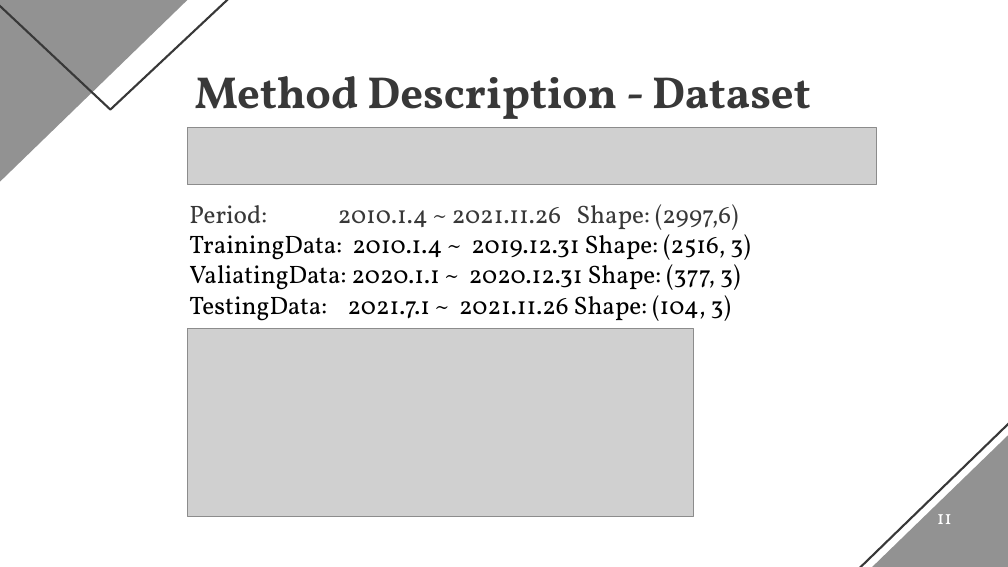
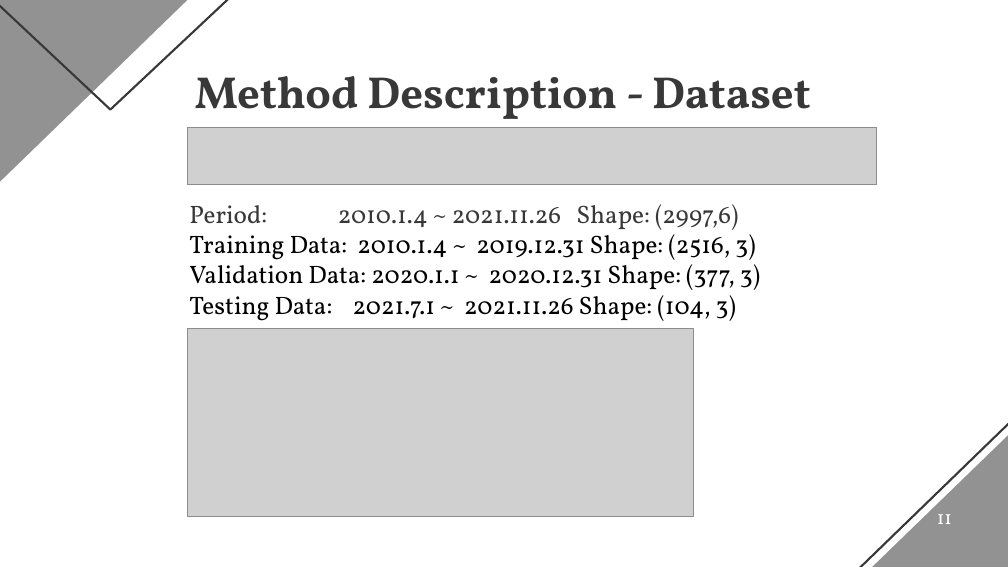
Before and after one commit to theabc50111/DL2021_final_dmlab_HCT_nccu, a slide deck: slide 11 of docs/Final_Presentation_MultivariateTimeSeriesPredictionforStockMarketData.pptx. Drawn at 1008x567 pixels with LibreOffice and Linux fonts; fonts in the diff are those of the drawing; grey boxes stand for pictures. Boxes give left, top, right and bottom in pixels: in the first picture for what was removed or moved away, otherwise in the second. Text is boxed around its words. In the diff, an @@ line names an element or a change of style, - is before the commit and + after.

```diff
--- a/docs/Final_Presentation_MultivariateTimeSeriesPredictionforStockMarketData.pptx
+++ b/docs/Final_Presentation_MultivariateTimeSeriesPredictionforStockMarketData.pptx
@@ text at bbox=[189, 204, 760, 321]: text changed @@
-  Period: 2010.1.4 ~ 2021.11.26 Shape: (2997,6)
-  TrainingData: 2010.1.4 ~ 2019.12.31 Shape: (2516, 3)
-  ValiatingData: 2020.1.1 ~ 2020.12.31 Shape: (377, 3)
-  TestingData: 2021.7.1 ~ 2021.11.26 Shape: (104, 3)
+  Period: 2010.1.4 ~ 2021.11.26 Shape: (2997,6)
+  Training Data: 2010.1.4 ~ 2019.12.31 Shape: (2516, 3)
+  Validation Data: 2020.1.1 ~ 2020.12.31 Shape: (377, 3)
+  Testing Data: 2021.7.1 ~ 2021.11.26 Shape: (104, 3)
```
Also in this commit, not shown: 1 other file.
